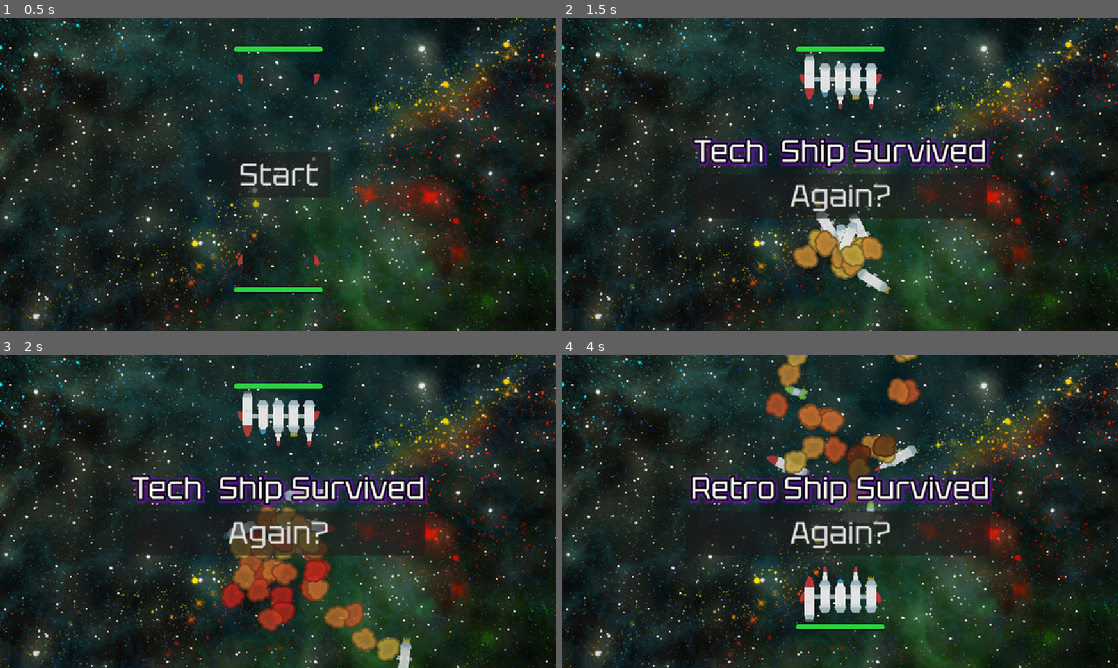
Above: before the commit, frames 1-4 (two rows, left to right).
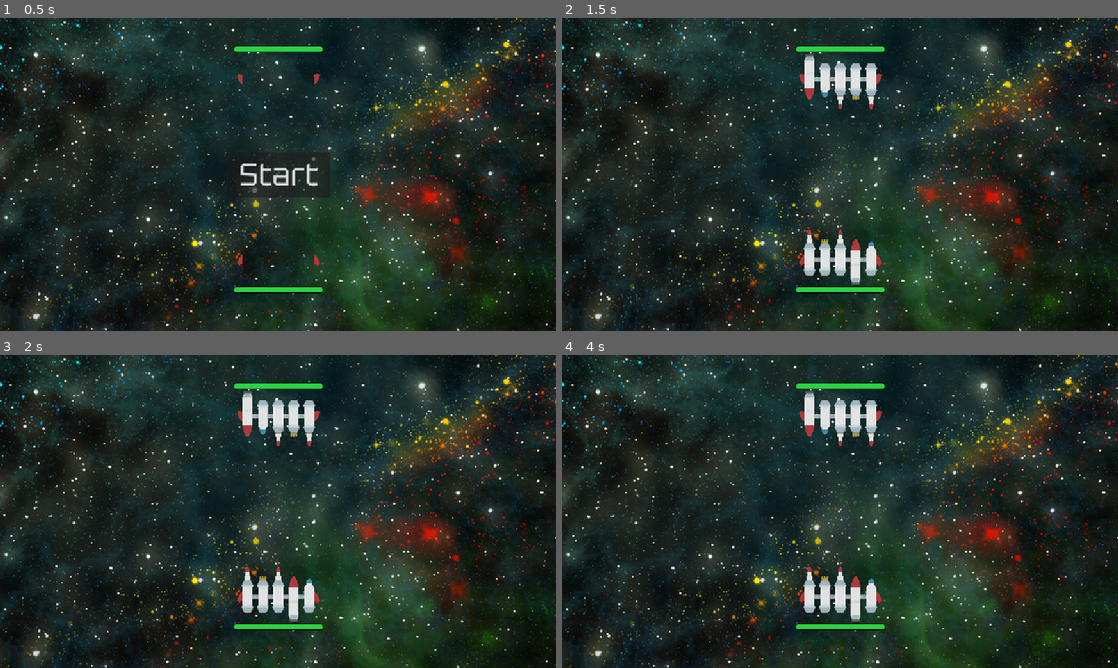
Above: after the commit, the same moments.

Repository: paralinguist/2025-space-pvp
Game: Godot game, scene res://Scenes/test_scene.tscn
The game is run twice, just before and just after one commit, with the same random seed, the same clock (stepped at 60 frames per second) and the same inputs.
Inputs (mouse positions are in pixels of both pictures, inside the frame that each line leads up to):
- Up to frame 1 (0.5 s): no input
- Up to frame 2 (1.5 s): click "Start" at 0.5 s; tap Enter at 1.25 s
- Up to frame 3 (2 s): no input
- Up to frame 4 (4 s): click (840, 533) at 2 s, where only the run before the commit has a clickable "Again?"; click (840, 511) at 2.75 s, where only the run before the commit has a clickable "Start"

Frame 1 is identical in both runs. In frame 2, 8.5% of the frame differs, in the area x 23-77%, y 38-88%; in frame 3, 11%, in the area x 23-77%, y 38-100%; in frame 4, 11%.

Commit message:
Disable random firing

Diff:
--- a/2025spacegame/Scenes/websocket_server.gd
+++ b/2025spacegame/Scenes/websocket_server.gd
@@ -86,8 +86,9 @@
 				clients[peer_id] = {"team":instruction["team"], "role":instruction["role"]}
 				emit_signal("new_client", clients[peer_id])
 				if instruction["role"] == "weapons":
-					print("sending weapons info!")
 					send_weapon_info(peer_id)
+				elif instruction["role"] == "pilot":
+					pass
 			elif instruction["action"] == "move":
 				if instruction["direction"] == "right":
 					print("move tech right")
--- a/2025spacegame/Scripts/ship.gd
+++ b/2025spacegame/Scripts/ship.gd
@@ -28,9 +28,6 @@
 	for c in get_children():
 		if c is ShipModule:
 			c.visible = true
-		if c is Shooter:
-			if randf() < 0.1:
-				c.shoot()
 
 # Called every frame. 'delta' is the elapsed time since the previous frame.
 func _process(delta: float) -> void:
